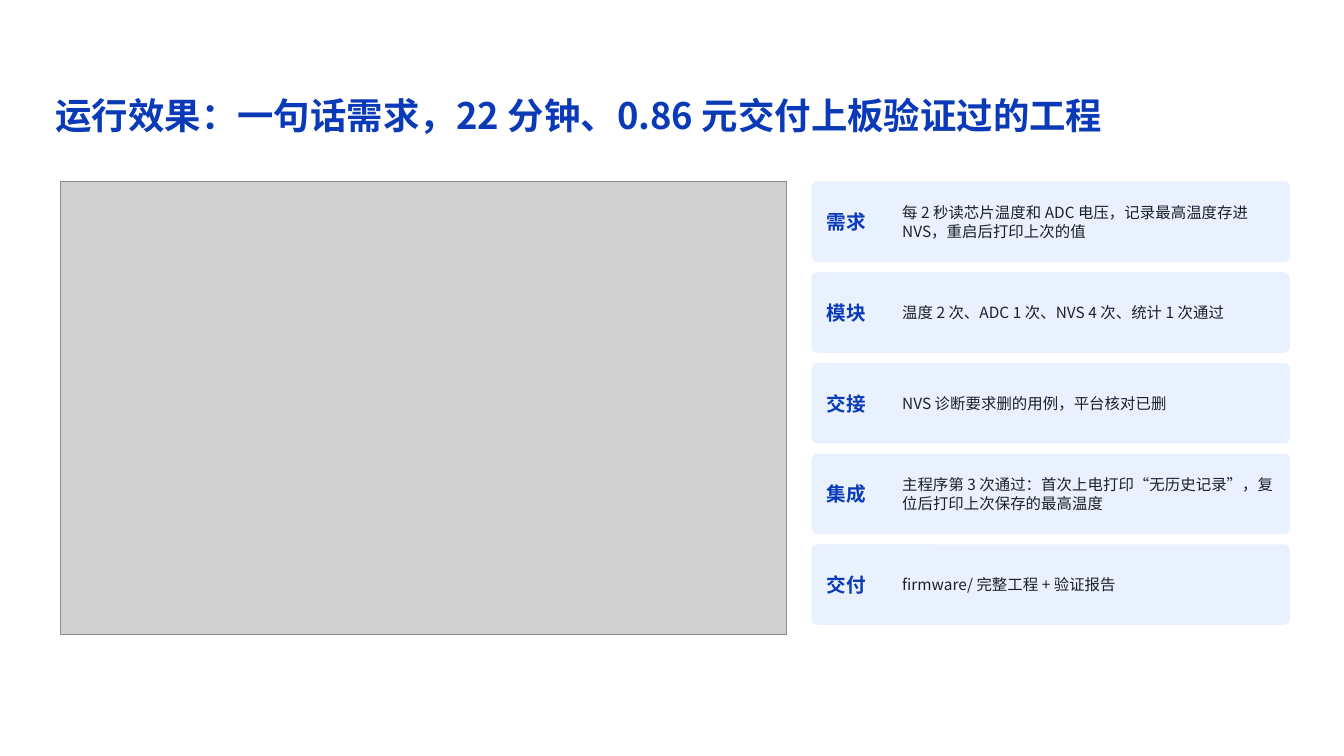
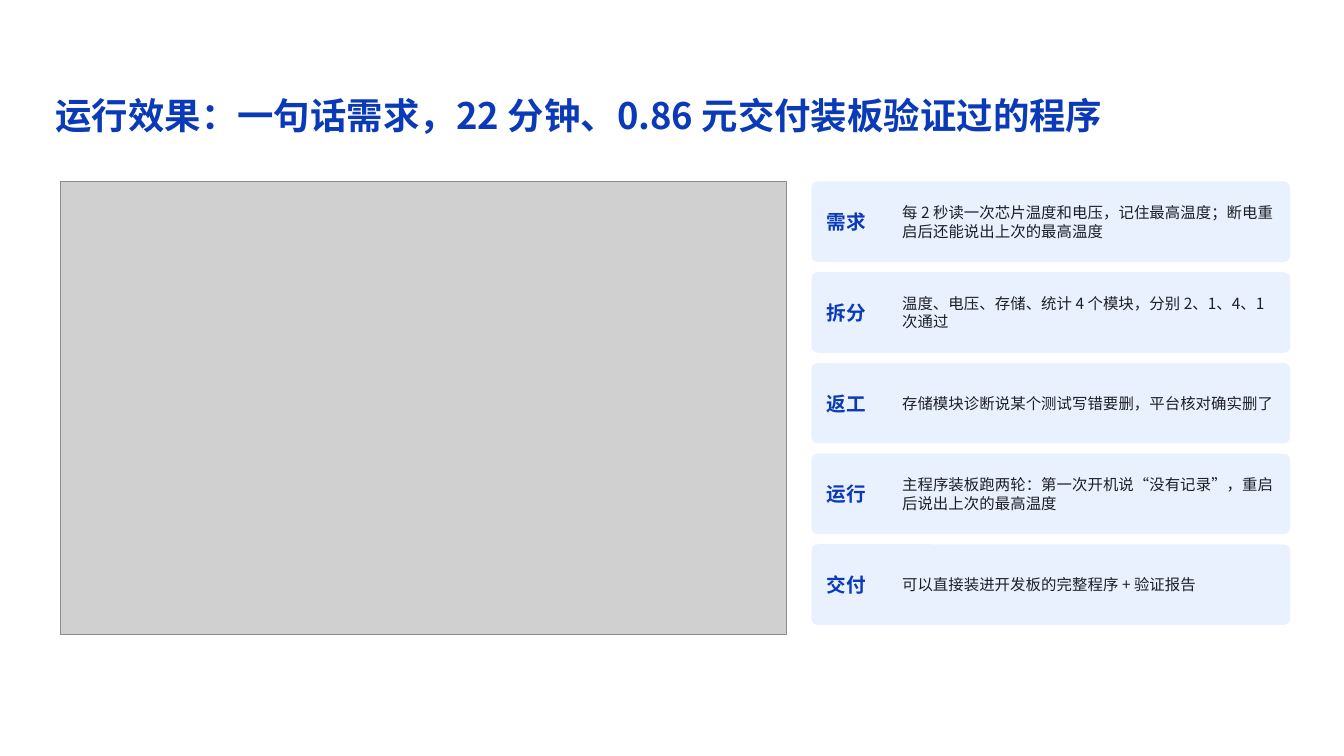
Before and after one commit to z-xxkk/firmforge, a slide deck: slide 13 of submission/方案讲解.pptx. Drawn at 1344x756 pixels with LibreOffice and Linux fonts; fonts in the diff are those of the drawing; grey boxes stand for pictures; background and template pictures are left out. Boxes give left, top, right and bottom in pixels: in the first picture for what was removed or moved away, otherwise in the second. Text is boxed around its words. In the diff, an @@ line names an element or a change of style, - is before the commit and + after.

```diff
--- a/submission/方案讲解.pptx
+++ b/submission/方案讲解.pptx
@@ text at box(55, 97, 1103, 134): text changed @@
-运行效果：一句话需求，22 分钟、0.86 元交付上板验证过的工程
+运行效果：一句话需求，22 分钟、0.86 元交付装板验证过的程序
@@ text at box(902, 205, 1273, 239): text changed @@
-每 2 秒读芯片温度和 ADC 电压，记录最高温度存进 NVS，重启后打印上次的值
+每 2 秒读一次芯片温度和电压，记住最高温度；断电重启后还能说出上次的最高温度
@@ text at box(902, 296, 1265, 328): text changed @@
-温度 2 次、ADC 1 次、NVS 4 次、统计 1 次通过
+温度、电压、存储、统计 4 个模块，分别 2、1、4、1 次通过
@@ text at box(827, 303, 866, 322): text changed @@
-模块
+拆分
@@ text at box(827, 394, 866, 413): text changed @@
-交接
+返工
@@ text at box(902, 396, 1273, 411): text changed @@
-NVS 诊断要求删的用例，平台核对已删
+存储模块诊断说某个测试写错要删，平台核对确实删了
@@ text at box(902, 477, 1273, 511): text changed @@
-主程序第 3 次通过：首次上电打印“无历史记录”，复位后打印上次保存的最高温度
+主程序装板跑两轮：第一次开机说“没有记录”，重启后说出上次的最高温度
@@ text at box(827, 484, 866, 503): text changed @@
-集成
+运行
@@ text at box(902, 577, 1196, 592): text changed @@
-firmware/ 完整工程 + 验证报告
+可以直接装进开发板的完整程序 + 验证报告
```
Also in this commit, not shown: 13 other slides changed, 1 slide added, 1 slide removed, 1 other file.
